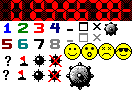
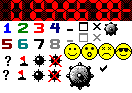
Layers edited between the first and the second 132 × 93 image:
added layer "Checkmark Black" above "Digits" over [100, 65, 107, 72]
